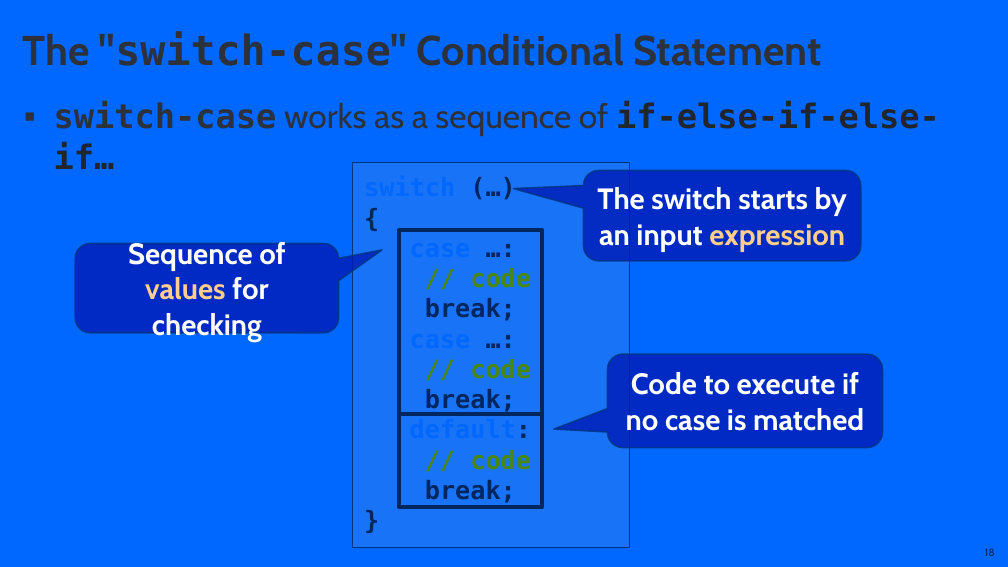
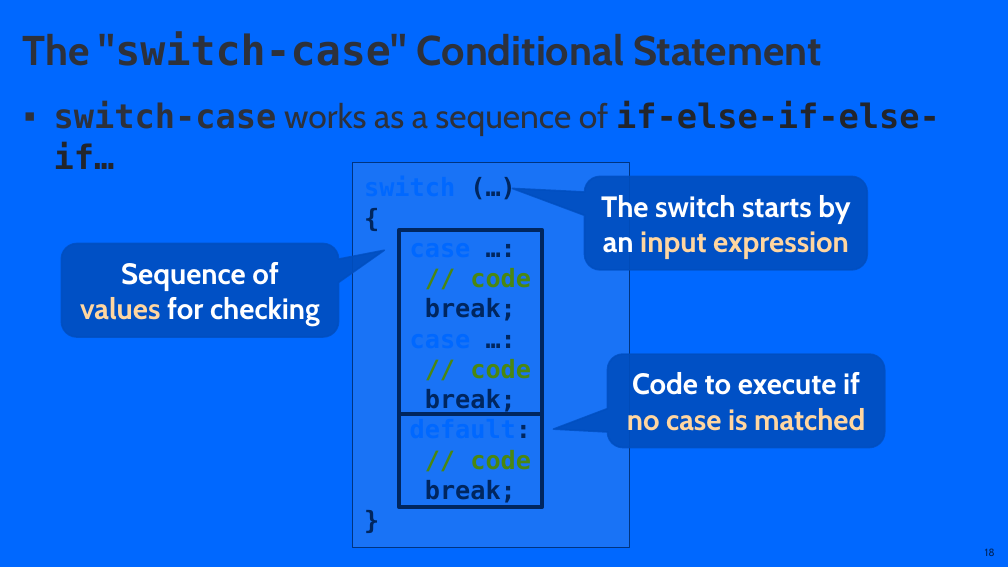
Before and after one commit to SoftUni/SoftUni-Course-Converter, a slide deck: slide 18 of Document-Templates/SoftUni-BUDITEL-PowerPoint-Template-EN-Apr-2024.pptx. Drawn at 1008x567 pixels with LibreOffice and Linux fonts; fonts in the diff are those of the drawing; background and template pictures are left out. Boxes give left, top, right and bottom in pixels: in the first picture for what was removed or moved away, otherwise in the second. Text is boxed around its words. In the diff, an @@ line names an element or a change of style, - is before the commit and + after.

```diff
--- a/Document-Templates/SoftUni-BUDITEL-PowerPoint-Template-EN-Apr-2024.pptx
+++ b/Document-Templates/SoftUni-BUDITEL-PowerPoint-Template-EN-Apr-2024.pptx
@@ rounded speech box "The switch starts by an ...": place and size @@
-rounded speech box "The switch starts by an ..." at <box>584,171,861,262</box>
+rounded speech box "The switch starts by an ..." at <box>585,176,867,270</box>
@@ rounded speech box "The switch starts by an ..." at <box>585,176,867,270</box>: text colour #FFFFFF to #FFD6A0 in "input"; text colour #FFCD8C to #FFD6A0 in "expression"; fill #001BB5 at 80% opacity to #004EBF at 90% opacity; outline #003480 1.5 pt to #004EBF 1.5 pt; proportions changed @@
@@ rounded speech box "Sequence of values for checking": place and size @@
-rounded speech box "Sequence of values for checking" at <box>76,243,339,333</box>
+rounded speech box "Sequence of values for checking" at <box>61,243,339,337</box>
@@ rounded speech box "Sequence of values for checking" at <box>61,243,339,337</box>: text colour #FFCD8C to #FFD6A0 in "values"; fill #001BB5 at 80% opacity to #004EBF at 90% opacity; outline #003480 1.5 pt to #004EBF 1.5 pt @@
@@ rounded speech box "Code to execute if no ..." at <box>607,354,885,448</box>: text colour #FFFFFF to #FFD6A0 in "no case is matched"; fill #001BB5 at 80% opacity to #004EBF at 90% opacity; outline #003480 1.5 pt to #004EBF 1.5 pt @@
```
Also in this commit, not shown: 14 other slides changed, 2 slides added, 1 other file.
